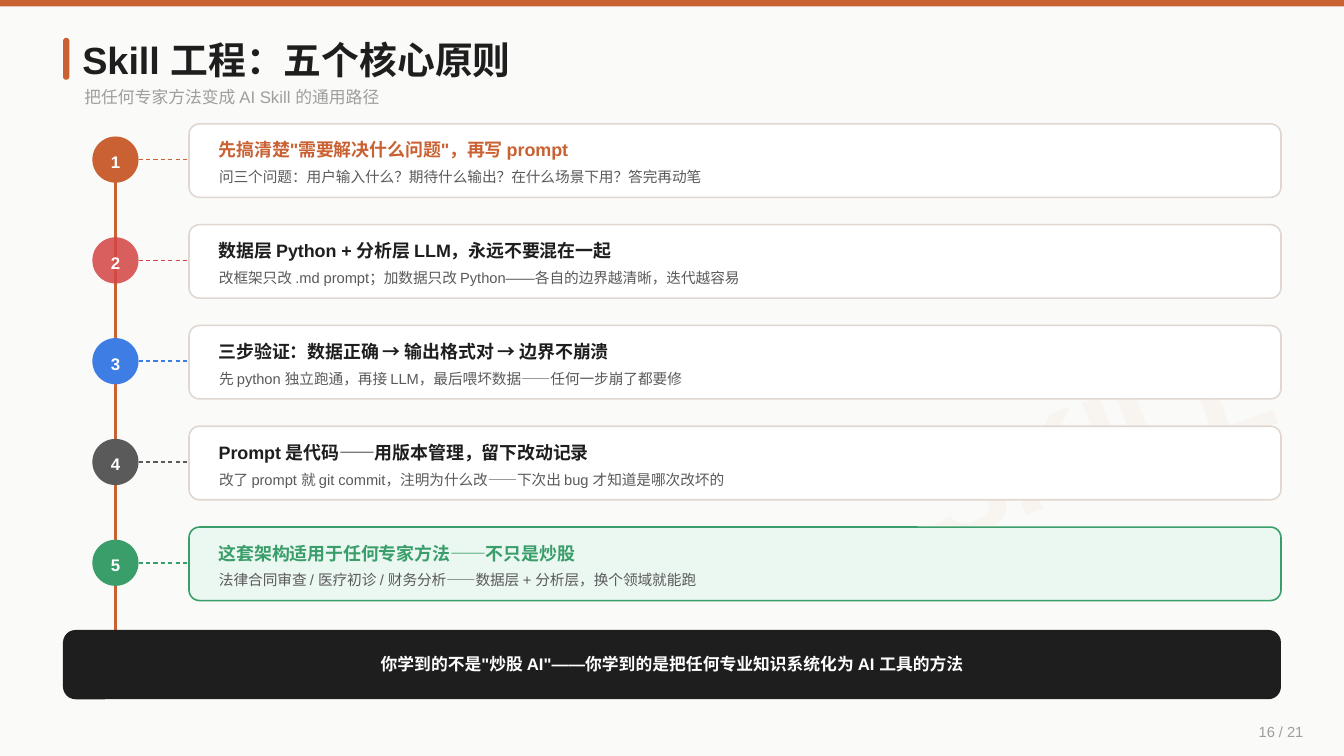
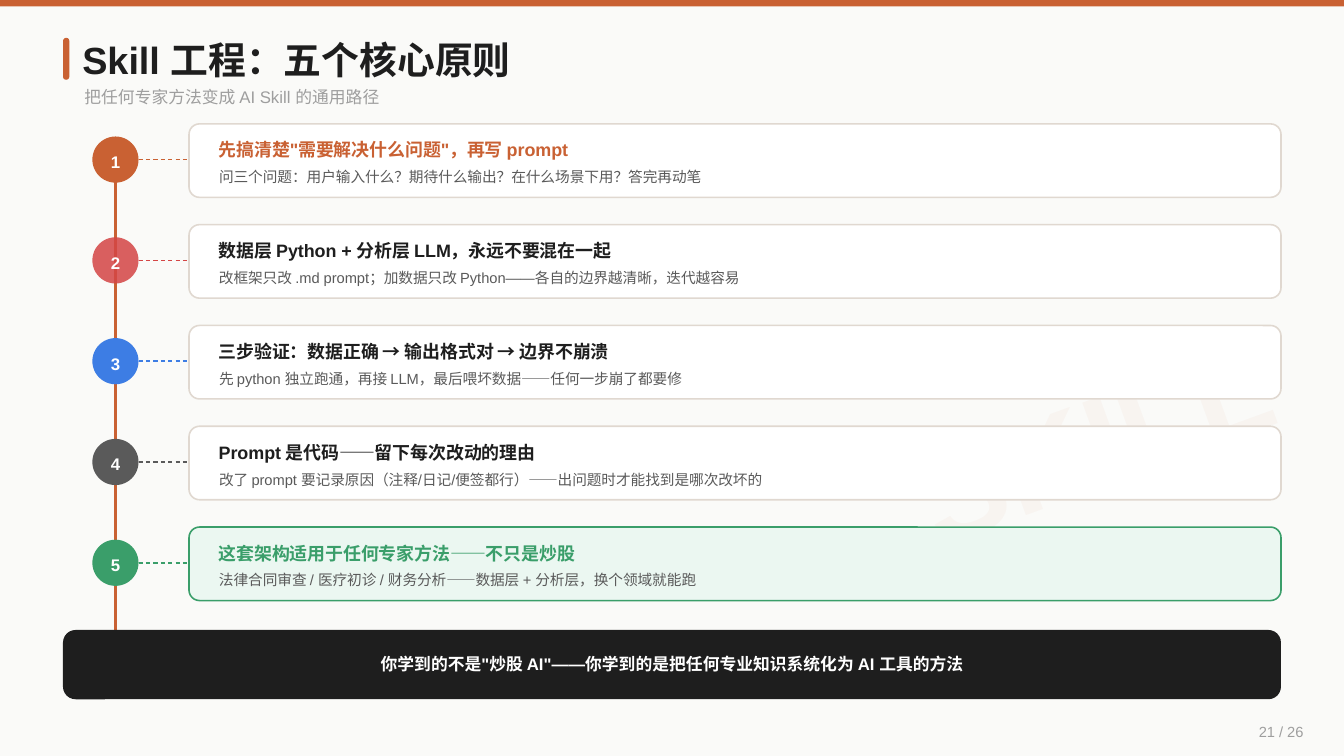
Before and after one commit to austinxyz/course-portal, a slide deck: slide 21 of dl/claude_course_s3.pptx (slide 16 before the commit). Drawn at 1344x756 pixels with LibreOffice and Linux fonts; fonts in the diff are those of the drawing. Boxes give left, top, right and bottom in pixels: in the first picture for what was removed or moved away, otherwise in the second. Text is boxed around its words. In the diff, an @@ line names an element or a change of style, - is before the commit and + after.

```diff
--- a/dl/claude_course_s3.pptx
+++ b/dl/claude_course_s3.pptx
@@ text at (x1=219, y1=443, x2=535, y2=463): text changed @@
-Prompt 是代码——用版本管理，留下改动记录
+Prompt 是代码——留下每次改动的理由
@@ text at (x1=219, y1=472, x2=762, y2=488): text changed @@
-改了 prompt 就 git commit，注明为什么改——下次出 bug 才知道是哪次改坏的
+改了 prompt 要记录原因（注释/日记/便签都行）——出问题时才能找到是哪次改坏的
@@ text at (x1=1259, y1=727, x2=1303, y2=737): text changed @@
-16 / 21
+21 / 26
```
Also in this commit, not shown: 14 other slides changed, 11 slides added, 6 slides removed, 9 other files.
